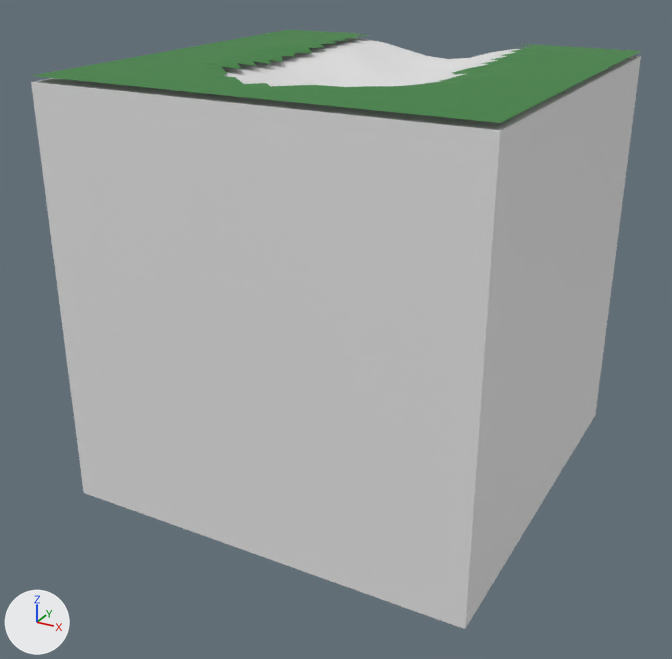
The Blender file Tiles/PathEnd.blend, before and after one commit.
Both versions are drawn from a 50 mm lens placed at (1.96, -3.8, 1.58), pointed at (-0.05, -0.15, -0.25). Every picture has the same lights, and +X, +Y and +Z are marked at lower left. The picture after the commit comes second.

Objects in the first picture: 'PathEnd', 'PathEndGrass'.
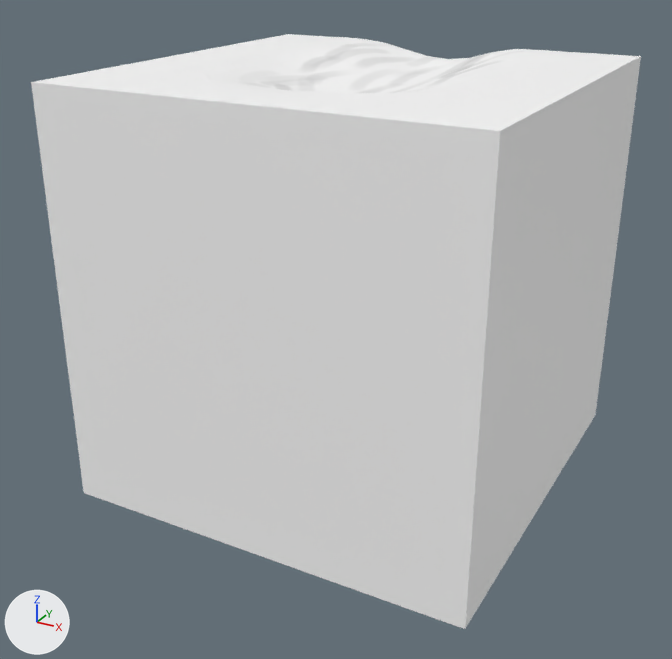
Boxes (x1, y1, x2, y2) around the edits, measured in the pictures (672 x 659 px):
'PathEnd', recoloured, surface changed: (31, 38, 641, 629) in both
'PathEndGrass', hidden (green): before (32, 30, 641, 123)
part 1 of me_pathend, surface changed (lighter): (34, 38, 641, 131) in both

What changed in the scene script:
```text
Add img_pathendmask:
    img_pathendmask = load_image('PathEndMask', '_unpacked/PathEndMask', 256, 256, 'sRGB')
Add mat_pathend:
    mat_pathend = principled_material('PathEnd')
    mat_pathend.texture = img_pathendmask
Change me_pathend:
    where me_pathend.from_pydata(...)  # 517 vertices, 1029 faces; spans x -1.0..1.0, y -1.0..1.0, z -1.0..0.98
    used by ob_pathend; location = (0.0, 0.0, 0.0)
    me_pathend part 1: texture (UV) coordinates of 954 of 1029 faces, centred in x -0.98..0.98, y -0.98..0.98, z 0.86..0.98, changed; they spanned u 0.0..0.0, v 0.0..0.0 and now span u 0.0..1.0, v 0.0..1.0
    add me_pathend.materials.append(mat_pathend)  # picture img_pathendmask
Change ob_pathendgrass:
    add ob_pathendgrass.hide_set(True)  # wire or fog, not drawn
```
